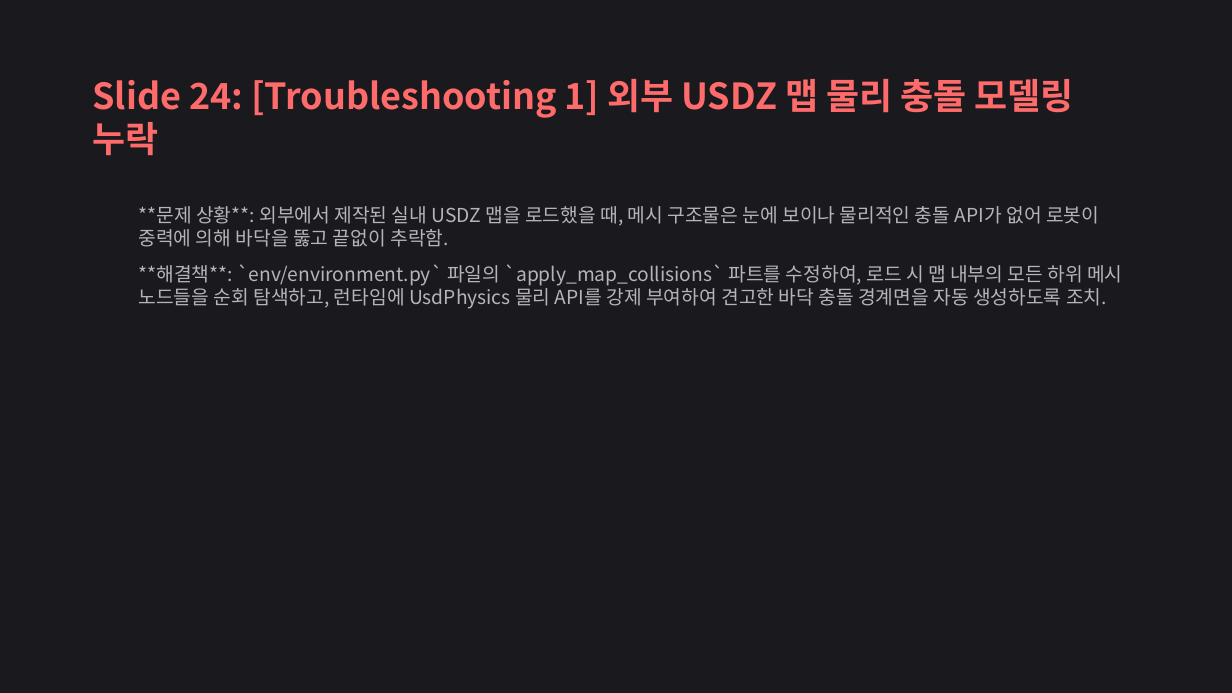
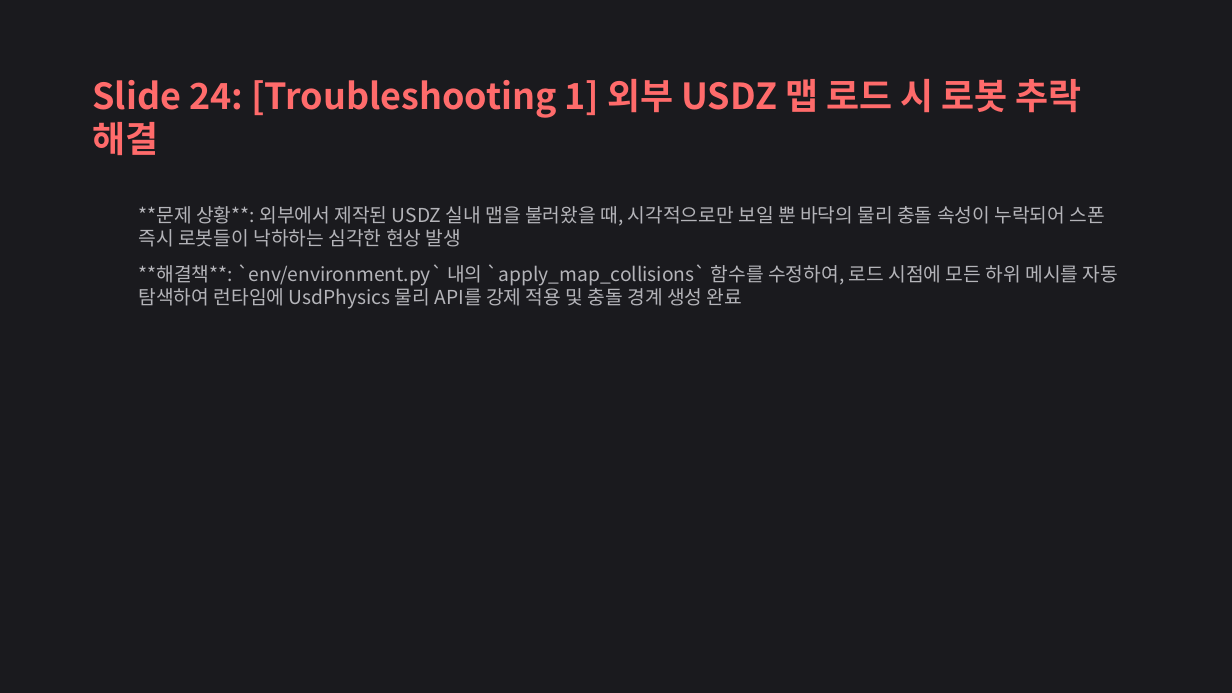
Before and after one commit to yoonseonjae/hot-spot_isaac_sim, a slide deck: slide 24 of docs/Cobot_Fire_Sim_Presentation.pptx. Drawn at 1232x693 pixels with LibreOffice and Linux fonts; fonts in the diff are those of the drawing. Boxes give left, top, right and bottom in pixels: in the first picture for what was removed or moved away, otherwise in the second. Text is boxed around its words. In the diff, an @@ line names an element or a change of style, - is before the commit and + after.

Commit message:
docs: run_stage5.sh 런타임 단계별 시퀀스로 발표 슬라이드 및 파워포인트 전면 개편

```diff
--- a/docs/Cobot_Fire_Sim_Presentation.pptx
+++ b/docs/Cobot_Fire_Sim_Presentation.pptx
@@ text at bbox=[92, 79, 1082, 155]: text changed @@
-Slide 24: [Troubleshooting 1] 외부 USDZ 맵 물리 충돌 모델링 누락
+Slide 24: [Troubleshooting 1] 외부 USDZ 맵 로드 시 로봇 추락 해결
@@ text at bbox=[139, 206, 1118, 309]: text changed @@
-  **문제 상황**: 외부에서 제작된 실내 USDZ 맵을 로드했을 때, 메시 구조물은 눈에 보이나 물리적인 충돌 API가 없어 로봇이 중력에 의해 바닥을 뚫고 끝없이 추락함.
-  **해결책**: `env/environment.py` 파일의 `apply_map_collisions` 파트를 수정하여, 로드 시 맵 내부의 모든 하위 메시 노드들을 순회 탐색하고, 런타임에 UsdPhysics 물리 API를 강제 부여하여 견고한 바닥 충돌 경계면을 자동 생성하도록 조치.
+  **문제 상황**: 외부에서 제작된 USDZ 실내 맵을 불러왔을 때, 시각적으로만 보일 뿐 바닥의 물리 충돌 속성이 누락되어 스폰 즉시 로봇들이 낙하하는 심각한 현상 발생
+  **해결책**: `env/environment.py` 내의 `apply_map_collisions` 함수를 수정하여, 로드 시점에 모든 하위 메시를 자동 탐색하여 런타임에 UsdPhysics 물리 API를 강제 적용 및 충돌 경계 생성 완료
```
Also in this commit, not shown: 26 other slides changed, 4 slides added, 1 slide removed, 1 other file.
